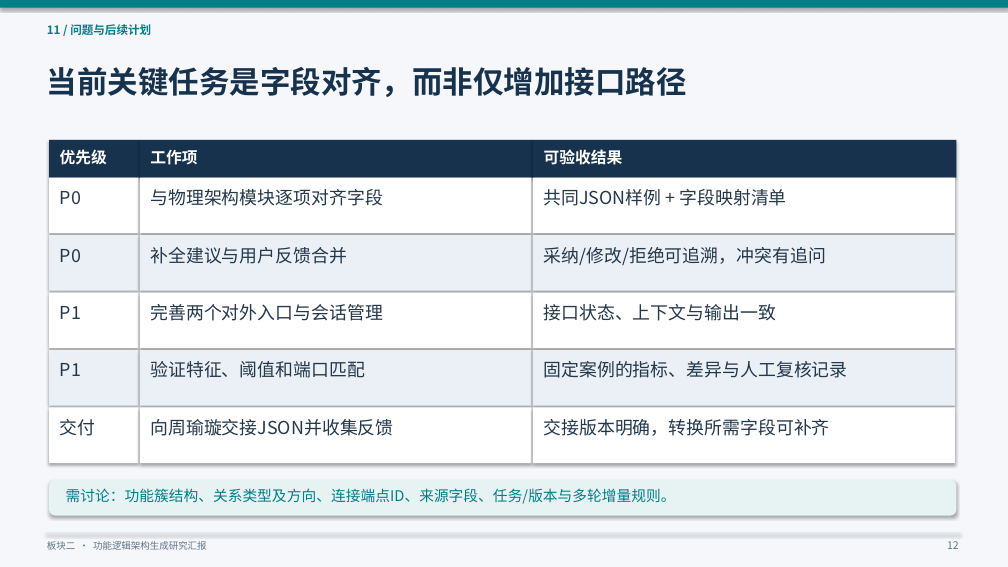
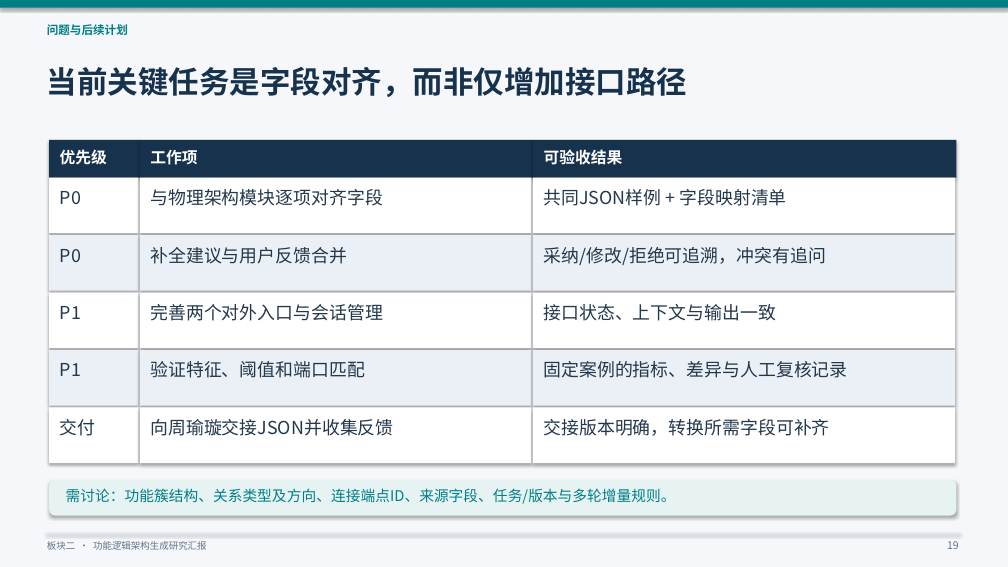
Before and after one commit to yueyunsun77-debug/yueyunsun77-debug, a slide deck: slide 19 of 板块二进度说明/板块二_研究进展与接口设计汇报_统一口径版.pptx (slide 12 before the commit). Drawn at 1008x567 pixels with LibreOffice and Linux fonts; fonts in the diff are those of the drawing. Boxes give left, top, right and bottom in pixels: in the first picture for what was removed or moved away, otherwise in the second. Text is boxed around its words. In the diff, an @@ line names an element or a change of style, - is before the commit and + after.

```diff
--- a/板块二进度说明/板块二_研究进展与接口设计汇报_统一口径版.pptx
+++ b/板块二进度说明/板块二_研究进展与接口设计汇报_统一口径版.pptx
@@ text at <box>47,24,128,35</box>: text changed @@
-11 / 问题与后续计划
+问题与后续计划
@@ text at <box>947,541,959,549</box>: text changed @@
-12
+19
```
Also in this commit, not shown: 10 other slides changed, 7 slides added, 1 other file.
